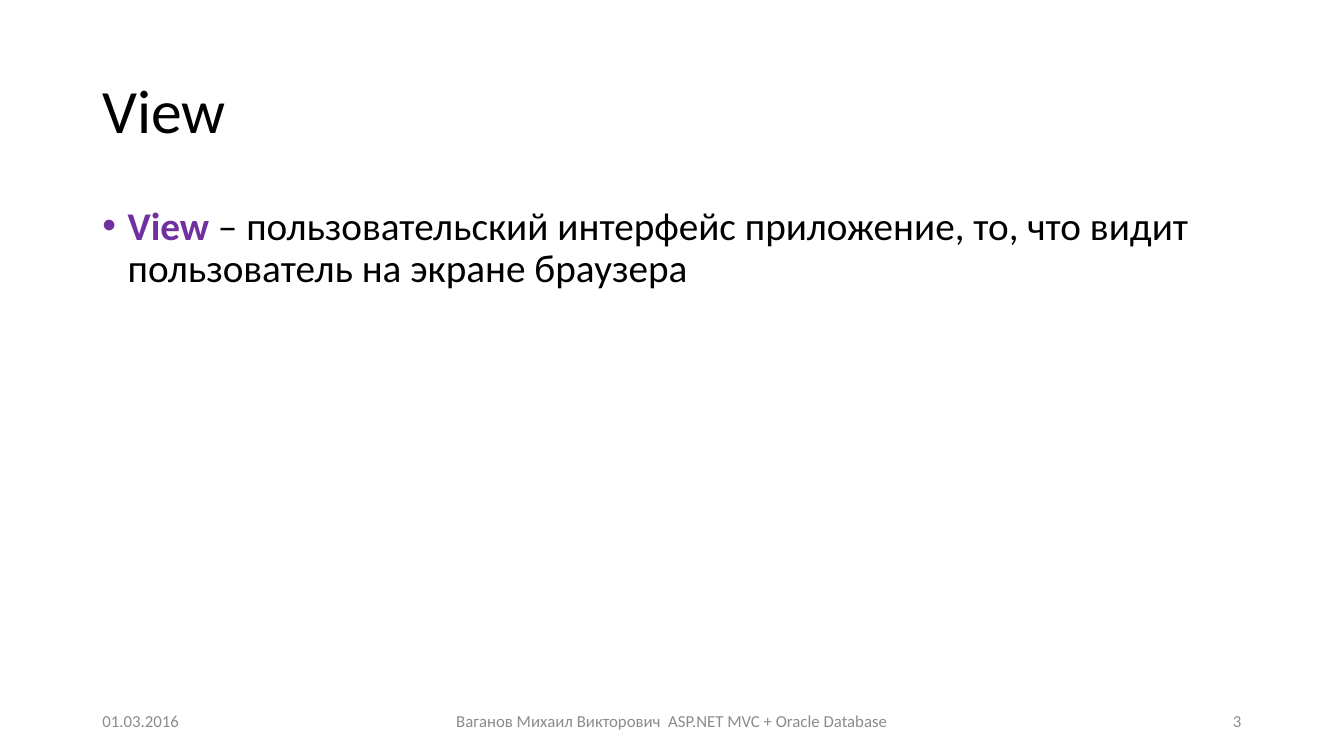
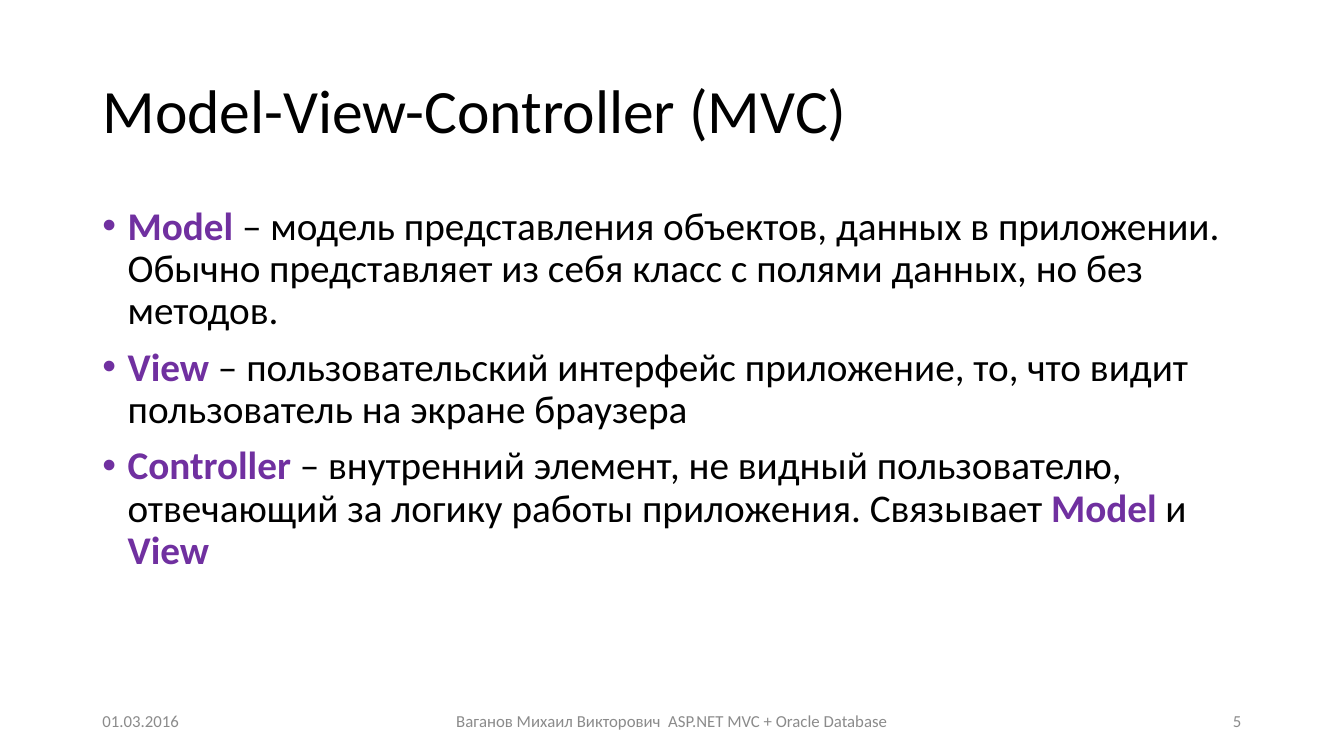
Before and after one commit to Mikhail-Vaganov/psu-applicants, a slide deck: slide 5 of Presentations/Занятие 4.pptx (slide 3 before the commit). Drawn at 1344x756 pixels with LibreOffice and Linux fonts; fonts in the diff are those of the drawing. Boxes give left, top, right and bottom in pixels: in the first picture for what was removed or moved away, otherwise in the second. Text is boxed around its words. In the diff, an @@ line names an element or a change of style, - is before the commit and + after.

```diff
--- a/Presentations/Занятие 4.pptx
+++ b/Presentations/Занятие 4.pptx
@@ title at [102,88,846,142]: text changed @@
-View
+Model-View-Controller (MVC)
@@ text at [128,212,1219,331]: paragraph added @@
+• Model – модель представления объектов, данных в приложении. Обычно представляет из себя класс с полями данных, но без методов.
@@ text at [128,451,1186,565]: paragraph added @@
+• Controller – внутренний элемент, не видный пользователю, отвечающий за логику работы приложения. Связывает Model и View
@@ page number at [1233,716,1241,727]: text changed @@
-3
+5
```
Also in this commit, not shown: 6 other slides changed, 7 slides added, 1 slide removed, 9 other files.
